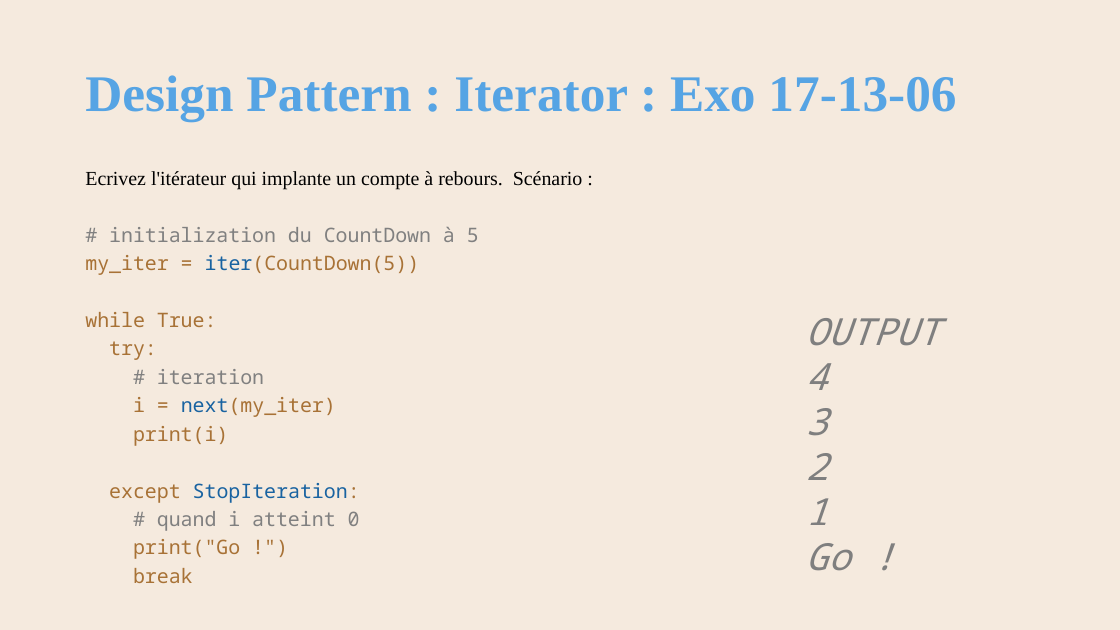
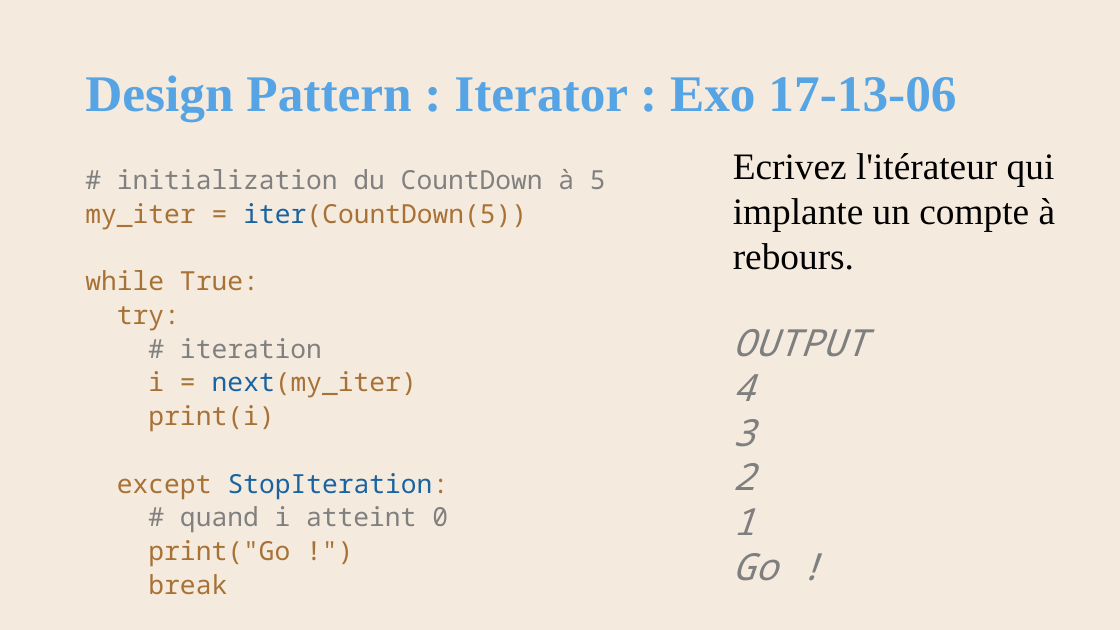
Before and after one commit to AlainWafflard/4IPO3, a slide deck: slide 33 of 17-POO-design-pattern/syllabus_17.pptx (slide 34 before the commit). Drawn at 1120x630 pixels with LibreOffice and Linux fonts; fonts in the diff are those of the drawing; background and template pictures are left out. Boxes give left, top, right and bottom in pixels: in the first picture for what was removed or moved away, otherwise in the second. Text is boxed around its words. In the diff, an @@ line names an element or a change of style, - is before the commit and + after.

Commit message:
design pattern : update Iterator ; add Strategy

```diff
--- a/17-POO-design-pattern/syllabus_17.pptx
+++ b/17-POO-design-pattern/syllabus_17.pptx
@@ text "# initialization du CountDown à ..." at (85,169,606,595): size 17.1 to 22.5 pt @@
@@ text at (85,171,583,190): paragraph removed @@
-Ecrivez l'itérateur qui implante un compte à rebours. Scénario :
@@ text added at (733,153,1056,270), 32 pt, text #000000 @@
+Ecrivez l'itérateur qui implante un compte à rebours.
@@ text "OUTPUT 4": place and size @@
-text "OUTPUT 4" at (806,318,940,571)
+text "OUTPUT 4" at (733,329,867,581)
```
Also in this commit, not shown: 3 other slides changed, 6 slides added, 1 slide removed, 3 other files.
